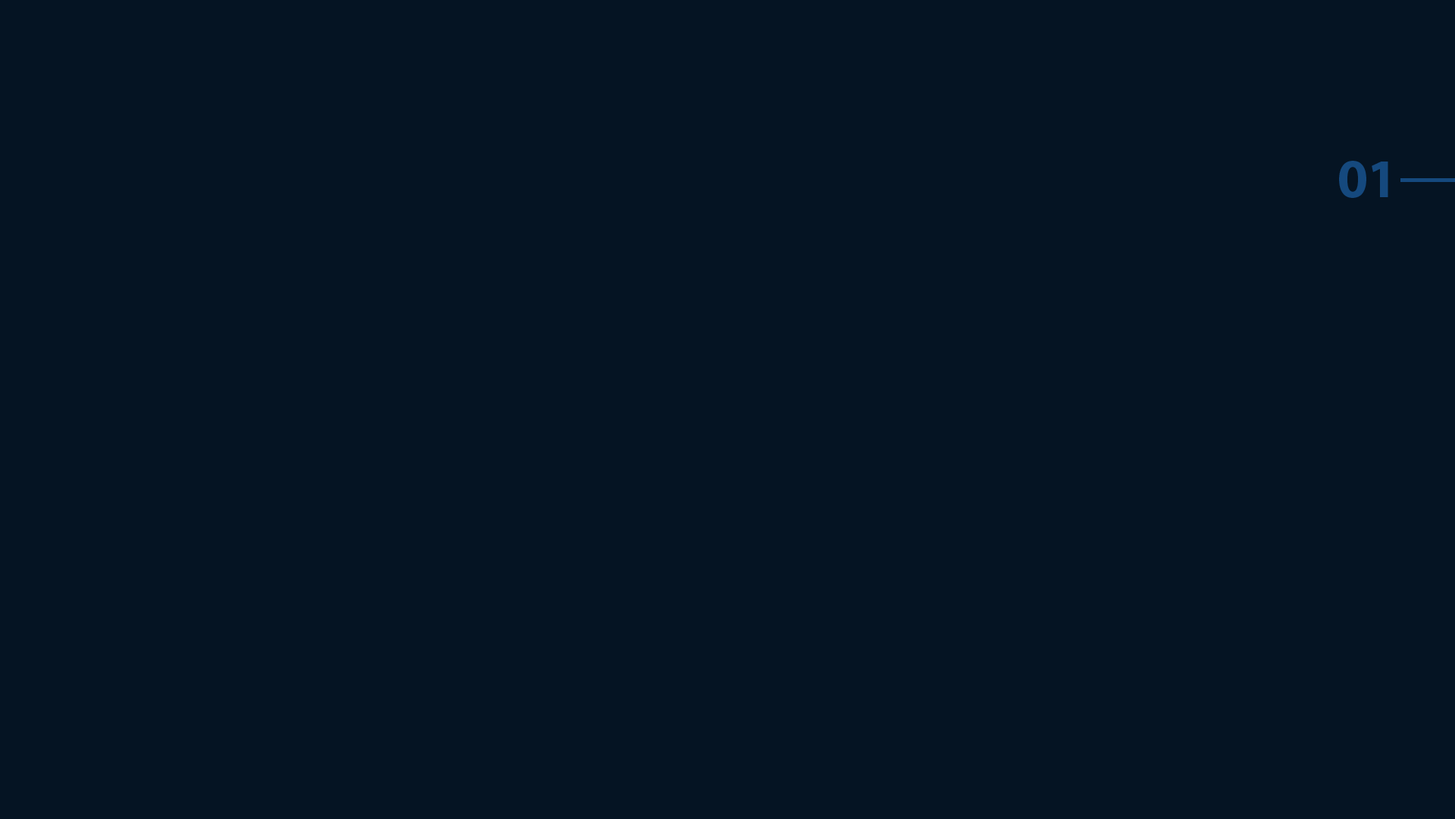
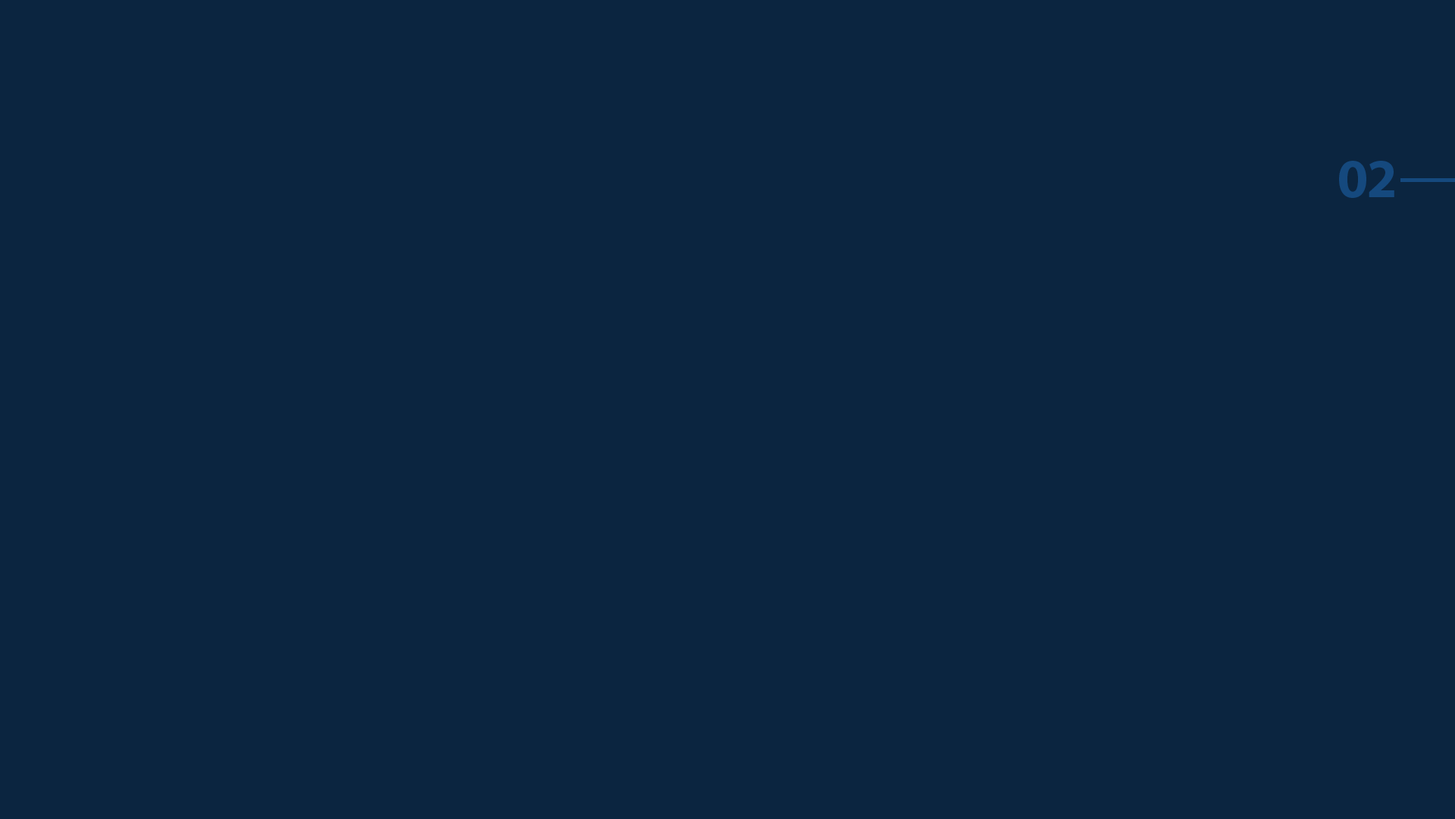
The second 1455×819 image is a revision of the first. Changes to its layers:
renamed "01" to "02", painted on it over box(1339, 160, 1395, 198)
painted on "Layer 1" over box(0, 0, 1455, 819)
